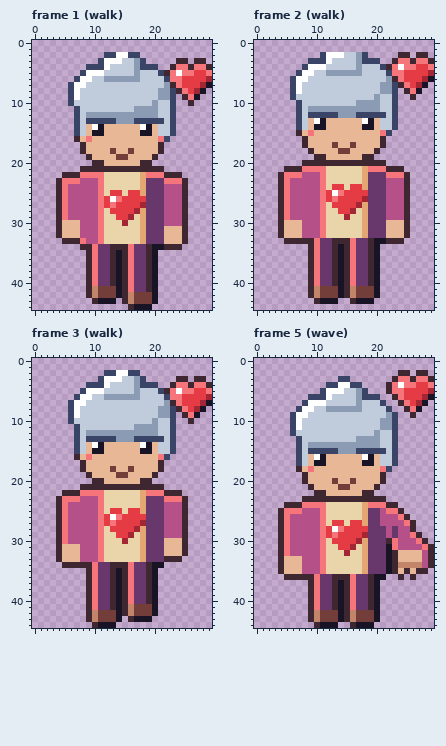
Pixel-art file -- art/depths/petting-neighbour@62.aseprite. This is how it looked before the edit.
30x45 pixels, 8 frames. Shown: frame 1 (walk), frame 2 (walk), frame 3 (walk), frame 5 (wave). The commit also changed other frames, which this record leaves out.
And afterwards:
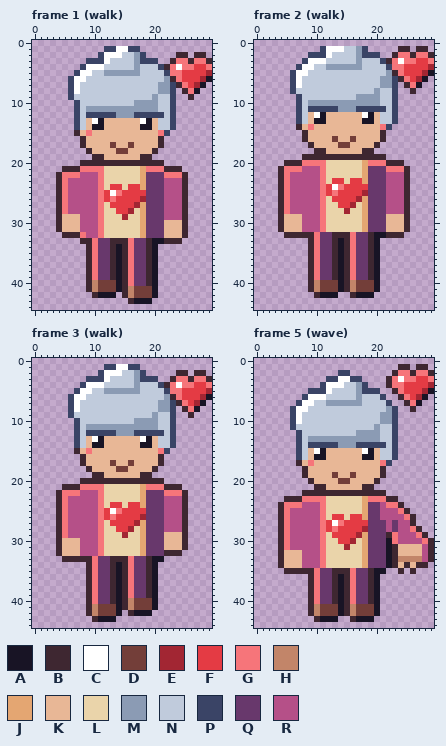
Palette (. is transparent): A #181425  B #3e2731  C #ffffff  D #733e39  E #a22633  F #e43b44  G #f6757a  H #c28569  J #e4a672  K #e8b796  L #ead4aa  M #8b9bb4  N #c0cbdc  P #3a4466  Q #68386c  R #b55088
The exact change:
Changed rows in their new state; - is an unchanged pixel.
Frame 1 (walk):
first column x 4:
 1 --------PPCCPP------------
 2 -------PCC-NNMP-----BB-BB-
 3 -----PP--NN----PP--BGGBGGB
 4 ----PCCCN-----NNNPBGC-GFFG
 5 ---PC-NNMMMMM----NP-GFF--E
 6 --PC-N--NNNNNN----MB----EA
 7 ----N------------M-PBG-EA.
 8 --------------------.BGA.-
 9 ---N------------MNN--.B.--
10 --.P---------MMM------.---
11 -----MMMMMMMM-------------
12 -----PPPPP---PPPPP--------
13 -----KCAKKKKKKCAKN--------
14 ------A-------A-----------
15 ---BKGKK------KK-GP.------
16 ---.BK-----------B.-------
17 ---------D--D-------------
18 ----.B---KDDK---B.--------
19 -----.BB--KK--BB.---------
20 ----BB--BBBBBB--BB--------
21 -BBBGGGGLLLLLLJGGGBBB-----
22 BGGGRRR--------QQQGGGB----
23 --RR--------------RRR-----
24 ---------FF-FF------------
25 --------FCGF--F-----------
26 ---------GF---E-----------
27 --------LF---EJ-----------
28 ---------L--EL------------
29 -KKK------LEL-------------
30 -----------L------KKK-----
32 .BBBG---------------------
33 -...BBGQQBBBGQQBAABBB.----
34 ----.-----A------....-----
first column x 9:
40 -HDDD-------
41 -------HDDD-
42 .BAAA.------
43 -....-.BAAA.
44 -------....-
Frame 2 (walk):
first column x 4:
 1 -------PCCCNNMP-----BB-BB-
 2 -----PP--NN----PP--BGGBGGB
 3 ----PCCCN-----NNNPBGC-GFFG
 4 ---PC-NNMMMMM----NP-GFF--E
 5 --PC-N--NNNNNN----MB----EA
 6 ----N------------M-PBG-EA.
 7 --------------------.BGA.-
 8 ---N------------MNN--.B.--
 9 --.P---------MMM------.---
10 -----MMMMMMMM-------------
11 -----PPPPP---PPPPP--------
12 -----KCAKKKKKKCAKN--------
13 ------A-------A-----------
14 ---BKGKK------KK-GP.------
15 ---.BK-----------B.-------
16 ---------D--D-------------
17 ----.B---KDDK---B.--------
18 -----.BB--KK--BB.---------
19 ----BB--BBBBBB--BB--------
20 -BBBGGGGLLLLLLJGGGBBB-----
21 BGGGRRR--------QQQGGGB----
22 --RR--------------RRR-----
23 ---------FF-FF------------
24 --------FCGF--F-----------
25 ---------GF---E-----------
26 --------LF---EJ-----------
27 ---------L--EL------------
28 ----------LEL-------------
29 -KKK-------L------KKK-----
32 .BBBBBGQQBBBGQQBAABBB.----
33 -....-----A------....-----
first column x 9:
40 -HDDD--HDDD-
42 .BAAA..BAAA.
43 -....--....-
Frame 3 (walk):
first column x 4:
 1 --------PPCCPP------------
 2 -------PCC-NNMP-----BB-BB-
 3 -----PP--NN----PP--BGGBGGB
 4 ----PCCCN-----NNNPBGC-GFFG
 5 ---PC-NNMMMMM----NP-GFF--E
 6 --PC-N--NNNNNN----MB----EA
 7 ----N------------M-PBG-EA.
 8 --------------------.BGA.-
 9 ---N------------MNN--.B.--
10 --.P---------MMM------.---
11 -----MMMMMMMM-------------
12 -----PPPPP---PPPPP--------
13 -----KCAKKKKKKCAKN--------
14 ------A-------A-----------
15 ---BKGKK------KK-GP.------
16 ---.BK-----------B.-------
17 ---------D--D-------------
18 ----.B---KDDK---B.--------
19 -----.BB--KK--BB.---------
20 ----BB--BBBBBB--BB--------
21 -BBBGGGGLLLLLLJGGGBBB-----
22 BGGGRRR--------QQQGGGB----
23 --RR--------------RRR-----
24 ---------FF-FF------------
25 --------FCGF--F-----------
26 ---------GF---E-----------
27 --------LF---EJ-----------
28 ---------L--EL------------
29 ----------LEL-----KKK-----
30 -KKK-------L--------------
32 ------------------BBB.----
33 .BBBBBGQQBBBGQQBAA...-----
34 -....-----A------.--------
first column x 9:
40 -------HDDD-
41 -HDDD-------
42 ------.BAAA.
43 .BAAA.-....-
44 -....-------
Frame 5 (wave):
first column x 4:
 1 --------------------BB-BB-
 2 ----------PP-------BGGBGGB
 3 --------PPCCPP----BGC-GFFG
 4 -------PCC-NNMP-----GFF--E
 5 -----PP--NN----PP-.B----EA
 6 ----PCCCN-----NNNP-.BG-EA.
 7 ---PC-NNMMMMM----NP-.BGA.-
 8 --PC-N--NNNNNN----MP-.B.--
 9 ----N------------M----.---
11 ---N------------MNN-------
12 --.P---------MMM----------
13 -----MMMMMMMM-------------
14 -----PPPPP---PPPPP--------
15 -----KCAKKKKKKCAKN--------
16 ------A-------A-----------
17 ---BKGKK------KK-GP.------
18 ---.BK-----------B.-------
19 ---------D--D-------------
20 ----.B---KDDK---B.--------
21 -----.BB--KK--BB.---------
22 ----BB--BBBBBB--BB--------
23 -BBBGGGGLLLLLLJGGGBB------
24 BGGGRRR--------QQRGGB-----
25 --RR--------------RRGB----
26 ---------FF-FF------RGB---
27 --------FCGF--F--Q-Q-R----
28 ---------GF---E-------GB--
29 --------LF---EJ---BG--RGB-
30 ---------L--EL----A----RGB
31 ----------LEL------BKKKKR-
32 -KKK-------L--------------
33 --------------------HHHH--
34 --------------------KBKBB.
35 .BBBBBGQQBBBGQQBAA..B.B..-
36 -....-----A------.--.-.---
first column x 9:
41 -HDDD--HDDD-
43 .BAAA..BAAA.
44 -....--....-
Changed places in both pictures, as pixel boxes (x1, y1, x2, y2):
changed: (56, 46, 212, 250)
changed: (86, 280, 158, 310)
changed: (278, 46, 434, 244)
changed: (308, 280, 380, 304)
changed: (56, 364, 212, 568)
changed: (86, 598, 158, 628)
changed: (278, 364, 434, 628)
